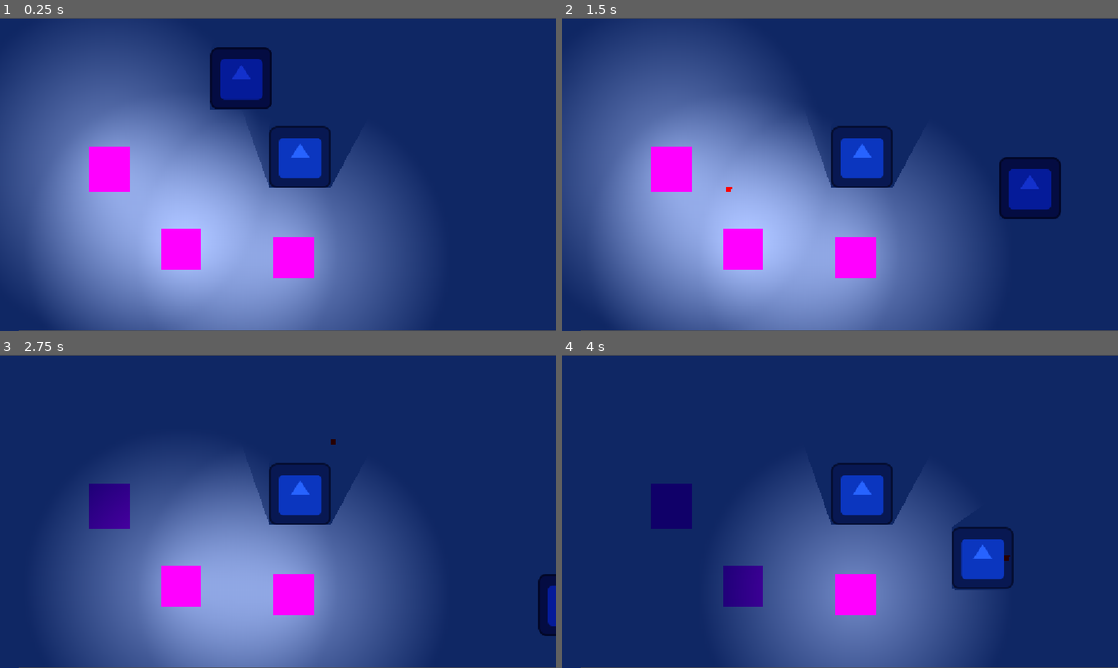
Above: before the commit, frames 1-4 (two rows, left to right).
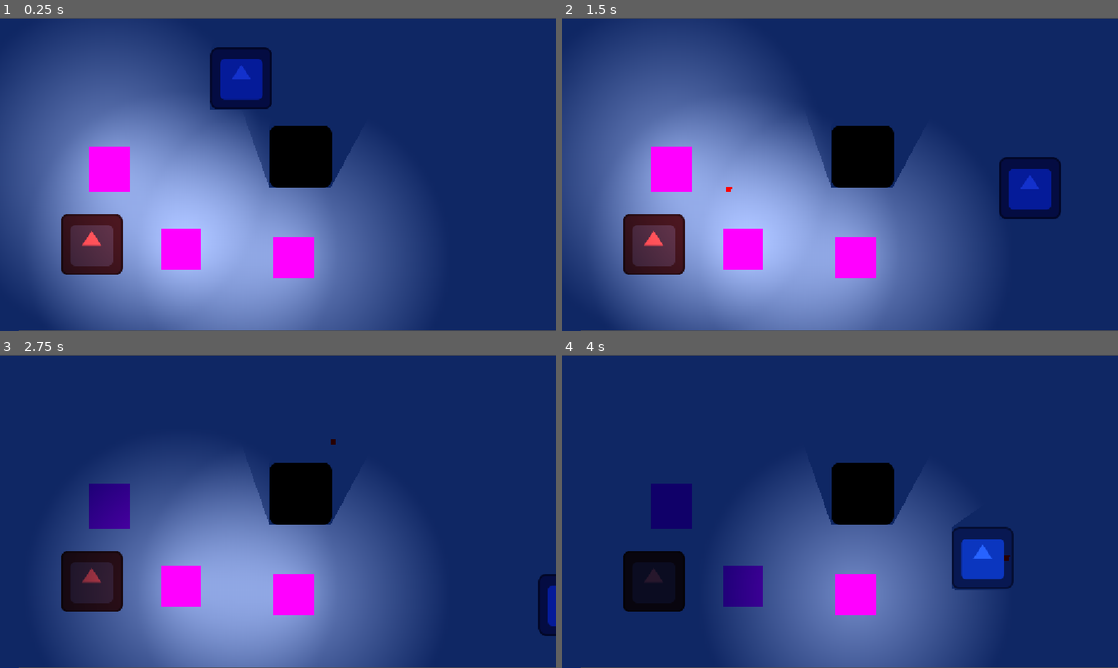
Above: after the commit, the same moments.

Repository: JanuF/Project_JL
Game: Godot game, scene res://Main.tscn
Two runs of this game, one before a commit and one after it. Both use one fixed random seed, a clock stepped at 60 frames per second and the inputs below. The engine's default icon, where the game draws it, is replaced by a stand-in: a white triangle on a blue panel in a dark square.
Inputs (mouse positions are in pixels of both pictures, inside the frame that each line leads up to):
- Up to frame 1 (0.25 s): no input
- Up to frame 2 (1.5 s): tap Enter at 0.5 s; move the mouse to (962, 158) at 0.52 s; hold D (right) 0.53-1.28 s; click (962, 158) at 0.6 s; right-click (962, 158) at 0.8 s; move the mouse to (728, 190) at 1.27 s; hold S (down) from 1.28 s (still down); right-click (728, 190) at 1.35 s
- Up to frame 3 (2.75 s): click (166, 527) at 1.55 s; move the mouse to (333, 442) at 2.02 s; release S (down) at 2.03 s; hold D (right) from 2.03 s (still down); click (333, 442) at 2.1 s; right-click (333, 442) at 2.3 s
- Up to frame 4 (4 s): move the mouse to (812, 574) at 2.77 s; release D (right) at 2.78 s; hold W (up) 2.78-3.53 s; right-click (812, 574) at 2.85 s; click (812, 574) at 3.05 s; move the mouse to (1006, 558) at 3.52 s; hold A (left) from 3.53 s (still down); click (1006, 558) at 3.6 s; right-click (1006, 558) at 3.8 s

The runs differ from the first frame. In frame 1, 4.3% of the frame differs, in the area x 11-60%, y 34-82%; in frame 2, 4.3%; in frame 3, 4.3%; in frame 4, 4.3%.

Commit message:
Added enenmy and basic enemy tracking for player and last known player position #3 #6

Diff:
--- a/kurayami/Main.tscn
+++ b/kurayami/Main.tscn
@@ -1,8 +1,9 @@
 [gd_scene format=3 uid="uid://8moaa6sptmox"]
 
 [ext_resource type="Texture2D" uid="uid://dn7rxehp8wtgm" path="res://icon.svg" id="1_glv2v"]
-[ext_resource type="PackedScene" uid="uid://ppx3icbnsgrr" path="res://Player.tscn" id="1_uu6xs"]
-[ext_resource type="PackedScene" uid="uid://c0mtk5vrsmtsl" path="res://Light.tscn" id="2_r0du0"]
+[ext_resource type="PackedScene" uid="uid://ppx3icbnsgrr" path="res://scenes/Player.tscn" id="1_uu6xs"]
+[ext_resource type="PackedScene" uid="uid://c0mtk5vrsmtsl" path="res://scenes/Light.tscn" id="2_r0du0"]
+[ext_resource type="PackedScene" uid="uid://457fui4neeyd" path="res://scenes/Enemy.tscn" id="3_cm0pq"]
 
 [sub_resource type="RectangleShape2D" id="RectangleShape2D_qrgxw"]
 size = Vector2(128, 129.5)
@@ -41,6 +42,9 @@
 gun_range = 1000.0
 teleport_distance = 300.0
 
+[node name="Enemy" parent="." unique_id=1865979229 instance=ExtResource("3_cm0pq")]
+position = Vector2(190, 469)
+
 [node name="StaticBody2D" type="StaticBody2D" parent="." unique_id=1296993994]
 position = Vector2(622, 288)
 
@@ -48,6 +52,8 @@
 shape = SubResource("RectangleShape2D_qrgxw")
 
 [node name="Sprite2D" type="Sprite2D" parent="StaticBody2D" unique_id=734657117]
+modulate = Color(0, 0, 0, 1)
+position = Vector2(1, -1)
 texture = ExtResource("1_glv2v")
 
 [node name="LightOccluder2D" type="LightOccluder2D" parent="StaticBody2D" unique_id=1784002196]
--- a/kurayami/project.godot
+++ b/kurayami/project.godot
@@ -23,6 +23,7 @@
 [global_group]
 
 lights=""
+player=""
 
 [input]
 
--- /dev/null
+++ b/kurayami/scenes/Enemy.tscn
@@ -0,0 +1,29 @@
+[gd_scene format=3 uid="uid://457fui4neeyd"]
+
+[ext_resource type="Script" uid="uid://co46bx58bti7x" path="res://scripts/enemy.gd" id="1_3gvst"]
+[ext_resource type="Texture2D" uid="uid://dn7rxehp8wtgm" path="res://icon.svg" id="2_55jtl"]
+
+[sub_resource type="RectangleShape2D" id="RectangleShape2D_mpr68"]
+size = Vector2(128, 127)
+
+[sub_resource type="CircleShape2D" id="CircleShape2D_55jtl"]
+radius = 502.41516
+
+[node name="Enemy" type="CharacterBody2D" unique_id=1865979229]
+script = ExtResource("1_3gvst")
+
+[node name="Sprite2D" type="Sprite2D" parent="." unique_id=1260838055]
+modulate = Color(0.99999994, 0.22953579, 0.17418489, 1)
+texture = ExtResource("2_55jtl")
+
+[node name="CollisionShape2D" type="CollisionShape2D" parent="." unique_id=831428038]
+position = Vector2(0, 0.5)
+shape = SubResource("RectangleShape2D_mpr68")
+
+[node name="DetectionArea" type="Area2D" parent="." unique_id=1682045064]
+
+[node name="CollisionShape2D" type="CollisionShape2D" parent="DetectionArea" unique_id=1921849523]
+shape = SubResource("CircleShape2D_55jtl")
+
+[connection signal="body_entered" from="DetectionArea" to="." method="_on_detection_area_body_entered"]
+[connection signal="body_exited" from="DetectionArea" to="." method="_on_detection_area_body_exited"]
--- a/kurayami/Player.tscn
+++ b/kurayami/scenes/Player.tscn
@@ -9,13 +9,8 @@
 [sub_resource type="OccluderPolygon2D" id="OccluderPolygon2D_qrgxw"]
 polygon = PackedVector2Array(-63, -65, -64, 65, 64, 66, 64, -66)
 
-[node name="Player" type="CharacterBody2D" unique_id=1525202441]
+[node name="Player" type="CharacterBody2D" unique_id=1525202441 groups=["player"]]
 script = ExtResource("1_kpjcp")
-speed = null
-light_radius = null
-darkness_threshold = null
-gun_range = null
-teleport_distance = null
 
 [node name="Sprite2D" type="Sprite2D" parent="." unique_id=1476027784]
 texture = ExtResource("1_xhfnw")
--- /dev/null
+++ b/kurayami/scripts/enemy.gd
@@ -0,0 +1,88 @@
+class_name Enemy
+extends CharacterBody2D
+
+@export var health: int = 3
+@export var speed: float = 100.0
+
+var player: CharacterBody2D
+
+var last_known_position: Vector2
+var has_last_known_position: bool = false
+
+
+func _physics_process(_delta: float) -> void:
+	if player == null:
+		velocity = Vector2.ZERO
+		move_and_slide()
+		return
+
+	if can_see_player():
+		last_known_position = player.global_position
+		has_last_known_position = true
+
+		var direction: Vector2 = global_position.direction_to(
+			player.global_position
+		)
+		velocity = direction * speed
+
+	elif has_last_known_position:
+		var direction: Vector2 = global_position.direction_to(
+			last_known_position
+		)
+		velocity = direction * speed
+
+		if global_position.distance_to(last_known_position) < 10.0:
+			has_last_known_position = false
+			velocity = Vector2.ZERO
+
+	else:
+		velocity = Vector2.ZERO
+
+	move_and_slide()
+
+func can_see_player() -> bool:
+	if player == null:
+		return false
+
+	# Player is hidden by darkness.
+	if player.is_in_darkness:
+		return false
+
+	var space_state := get_world_2d().direct_space_state
+
+	var query := PhysicsRayQueryParameters2D.create(
+		global_position,
+		player.global_position
+	)
+
+	# Don't let the ray immediately hit the enemy itself.
+	query.exclude = [self.get_rid()]
+
+	var result := space_state.intersect_ray(query)
+
+	if result.is_empty():
+		return false
+
+	# The first thing the ray hits must be the player.
+	return result.collider == player
+
+
+func shot() -> void:
+	health -= 1
+
+	print("Enemy hit! Health: ", health)
+
+	if health <= 0:
+		queue_free()
+
+
+func _on_detection_area_body_entered(body: Node2D) -> void:
+	if body.is_in_group("player"):
+		player = body
+		print("PLAYER DETECTED")
+
+
+func _on_detection_area_body_exited(body: Node2D) -> void:
+	if body == player:
+		player = null
+		print("PLAYER LOST")
--- a/kurayami/scripts/player.gd
+++ b/kurayami/scripts/player.gd
@@ -148,5 +148,7 @@
 	if result:
 		var collider = result.collider
 
-		if collider.get_parent().has_method("shot"):
+		if collider.has_method("shot"):
+			collider.shot()
+		elif collider.get_parent().has_method("shot"):
 			collider.get_parent().shot()
Renamed: kurayami/Light.tscn -> kurayami/scenes/Light.tscn
Not shown, added: kurayami/scripts/enemy.gd.uid
